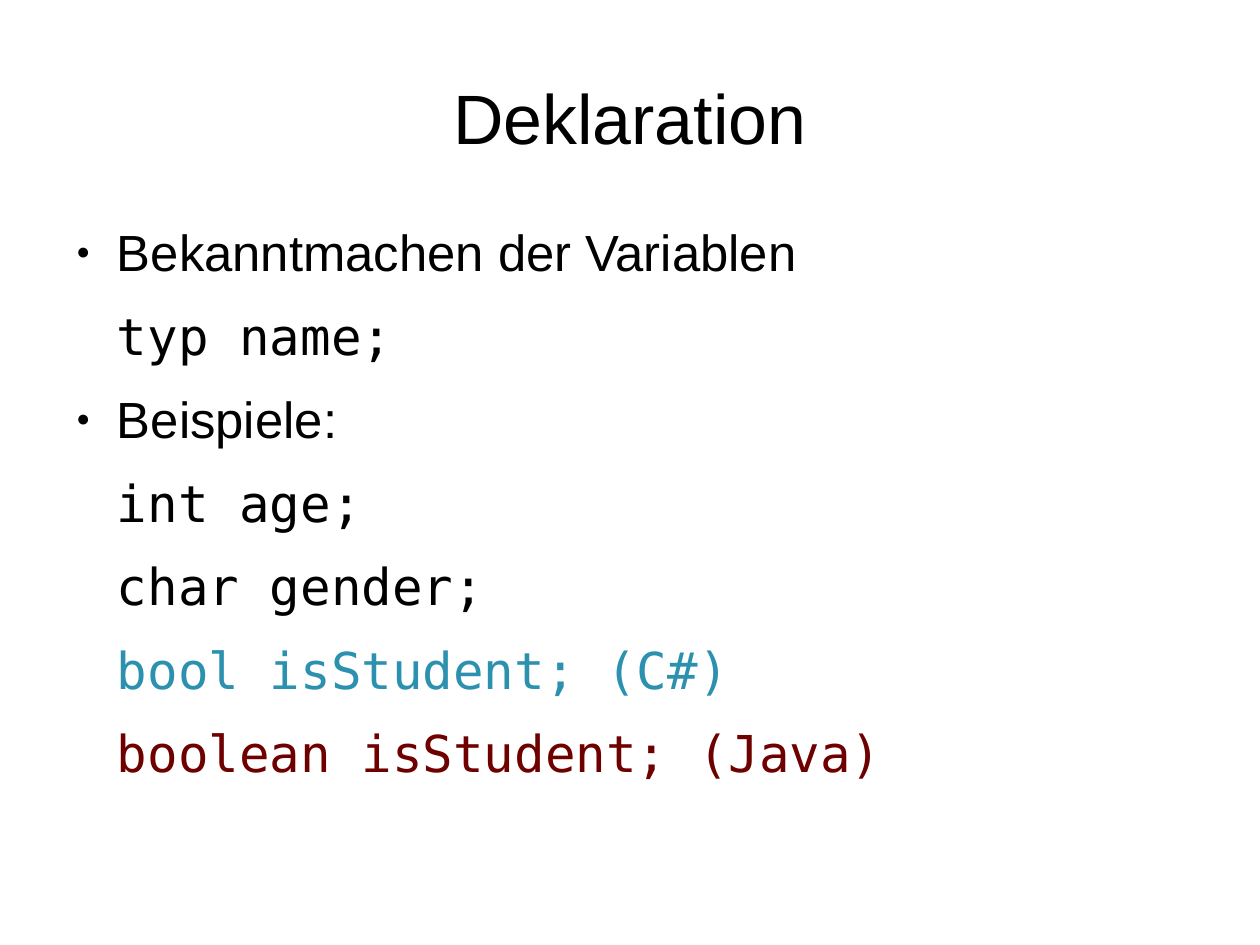
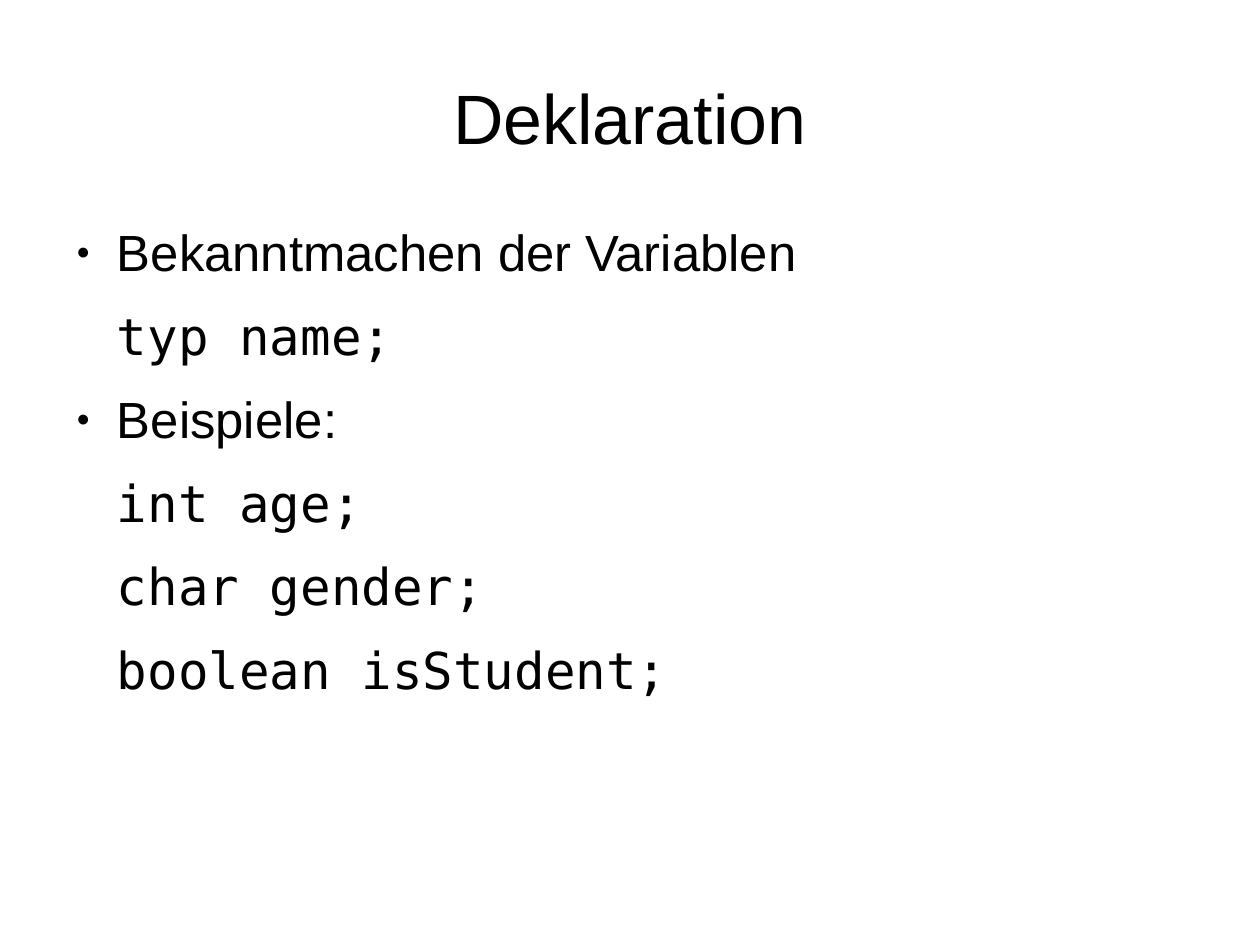
Before and after one commit to phdu/vorkurs, a slide deck: slide 11 of Tag_1/folien_tag_1.odp. Drawn at 1260x945 pixels with LibreOffice and Linux fonts; fonts in the diff are those of the drawing. Boxes give left, top, right and bottom in pixels: in the first picture for what was removed or moved away, otherwise in the second. Text is boxed around its words. In the diff, an @@ line names an element or a change of style, - is before the commit and + after.

```diff
--- a/Tag_1/folien_tag_1.odp
+++ b/Tag_1/folien_tag_1.odp
@@ text at (117,650,668,696): text changed; text colour #6E0000 to #000000 @@
-bool isStudent; (C#)
-boolean isStudent; (Java)
+boolean isStudent;
```
Also in this commit, not shown: 11 other slides changed.
